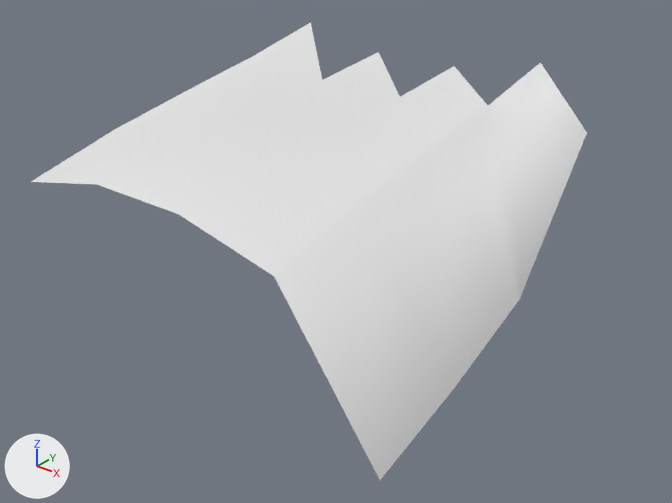
Two versions of the OBJ model models/areas/fondue_risen/rock_0_-3.obj, one commit apart.
Before and after are seen from a camera (50 mm lens) standing at (26.28, 24.46, 36.95) and looking at (10.04, 44.76, 24.36). Lighting does not change. The marker at lower left points along +X, +Y and +Z. The picture after the commit comes second. Where no turn or scale is listed for an object, it has been applied to the vertices. Vertices at exactly the same position are counted once.

Names of what the first picture shows: 'rock_0_-3'.
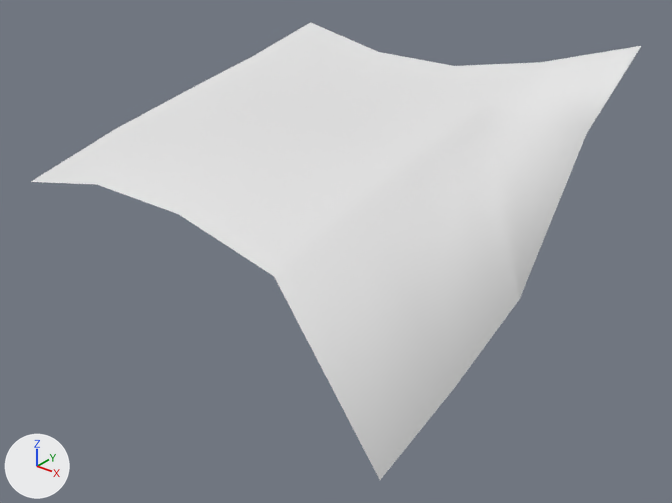
Location of each change, (x1, y1, x2, y2) in pixels of the pictures (672 x 503 px):
'rock_0_-3', reshaped (10% wider): before (31, 22, 587, 480); after (31, 22, 641, 480)
part 1 of me_rock_0__3, added: after (311, 23, 641, 132)

The change, as a diff of the scene's bpy script:
```diff
--- a/models/areas/fondue_risen/rock_0_-3.obj.py
+++ b/models/areas/fondue_risen/rock_0_-3.obj.py
@@ me_rock_0__3 @@
 # used by ob_rock_0__3; location = (0.0, 0.0, 0.0)
 # verts and faces of me_rock_0__3; kept vertices keep their numbers, new ones are numbered from 24
 # before: 0 (3.0, 52.0, 29.26) at pixel (310, 22), 2 (6.25, 48.75, 28.27) at pixel (322, 80), 3 (6.25, 52.0, 28.62) at pixel (378, 51), 4 (9.5, 48.75, 28.27) at pixel (399, 96), 5 (9.5, 52.0, 28.62) at pixel (454, 66)
 # before: 6 (12.75, 48.75, 28.59) at pixel (487, 105), 7 (12.75, 52.0, 29.27) at pixel (540, 62), 8 (16.0, 48.75, 28.42) at pixel (587, 132)
-me_rock_0__3.from_pydata(...)  # 24 vertices, 28 faces; spans x 3.0..16.0, y 39.0..52.0, z 22.23..29.27
+me_rock_0__3.from_pydata(...)  # 37 vertices, 36 faces; spans x 3.0..16.0, y 39.0..52.01, z 22.23..30.3
+# me_rock_0__3 part 1
+verts[24] = (16.0, 52.0, 30.3)  # pixel (641, 45)
+verts[25] = (3.0, 52.0, 29.25)  # pixel (310, 22)
+verts[26] = (6.25, 52.0, 28.61)  # pixel (378, 52)
+verts[27] = (6.25, 48.75, 28.25)  # pixel (322, 80)
+verts[28] = (6.25, 52.0, 28.61)  # pixel (378, 52)
+verts[29] = (9.5, 52.0, 28.61)  # pixel (454, 66)
+verts[30] = (9.5, 48.75, 28.26)  # pixel (399, 97)
+verts[31] = (9.5, 52.0, 28.61)  # pixel (454, 66)
+verts[32] = (12.75, 52.0, 29.26)  # pixel (540, 62)
+verts[33] = (12.75, 48.75, 28.58)  # pixel (487, 105)
+verts[34] = (12.75, 52.01, 29.26)  # pixel (540, 62)
+verts[35] = (16.0, 52.01, 30.29)  # pixel (641, 46)
+verts[36] = (16.0, 48.76, 28.41)  # pixel (587, 132)
+faces += [(0, 2, 3), (3, 4, 5), (5, 6, 7), (7, 8, 24), (25, 26, 27), (28, 29, 30)]
+faces += [(31, 32, 33), (34, 35, 36)]
```
